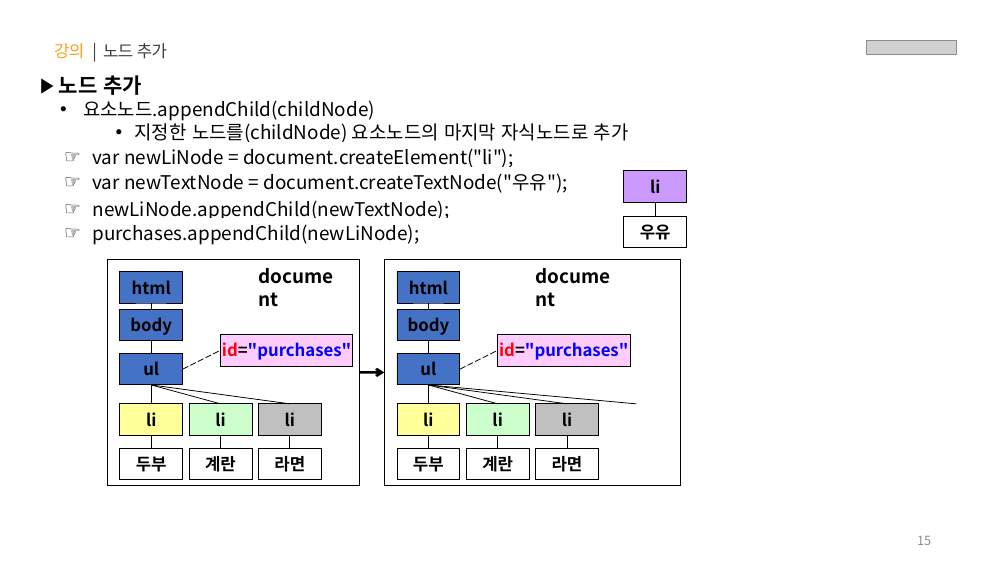
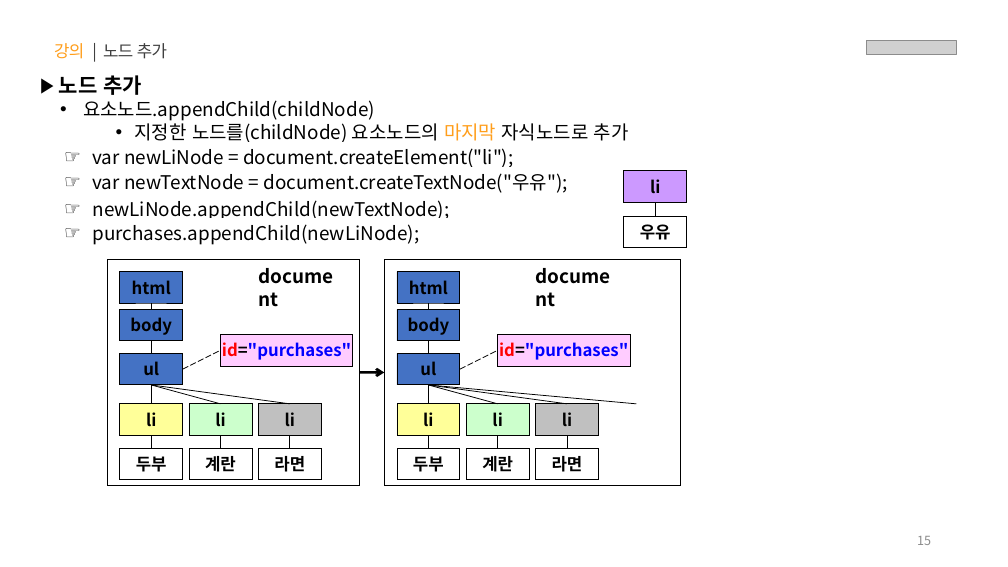
Before and after one commit to s-ja/lion_plus, a slide deck: slide 15 of PPT/05.자바스크립트 - DOM, Ajax.pptx. Drawn at 1008x567 pixels with LibreOffice and Linux fonts; fonts in the diff are those of the drawing; grey boxes stand for pictures. Boxes give left, top, right and bottom in pixels: in the first picture for what was removed or moved away, otherwise in the second. Text is boxed around its words. In the diff, an @@ line names an element or a change of style, - is before the commit and + after.

```diff
--- a/PPT/05.자바스크립트 - DOM, Ajax.pptx
+++ b/PPT/05.자바스크립트 - DOM, Ajax.pptx
@@ text at <box>135,120,629,142</box>: text colour #000000 to #FF9E1B in "마지막" @@
```
Also in this commit, not shown: 3 other slides changed.
